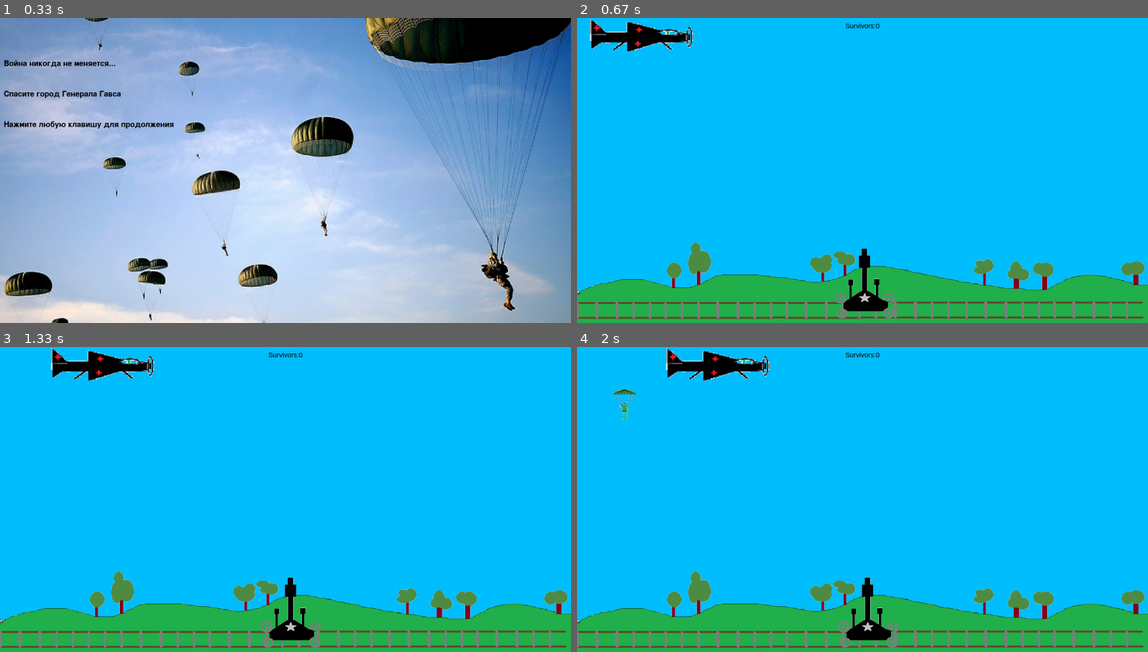
Above: before the commit, frames 1-4 (two rows, left to right).
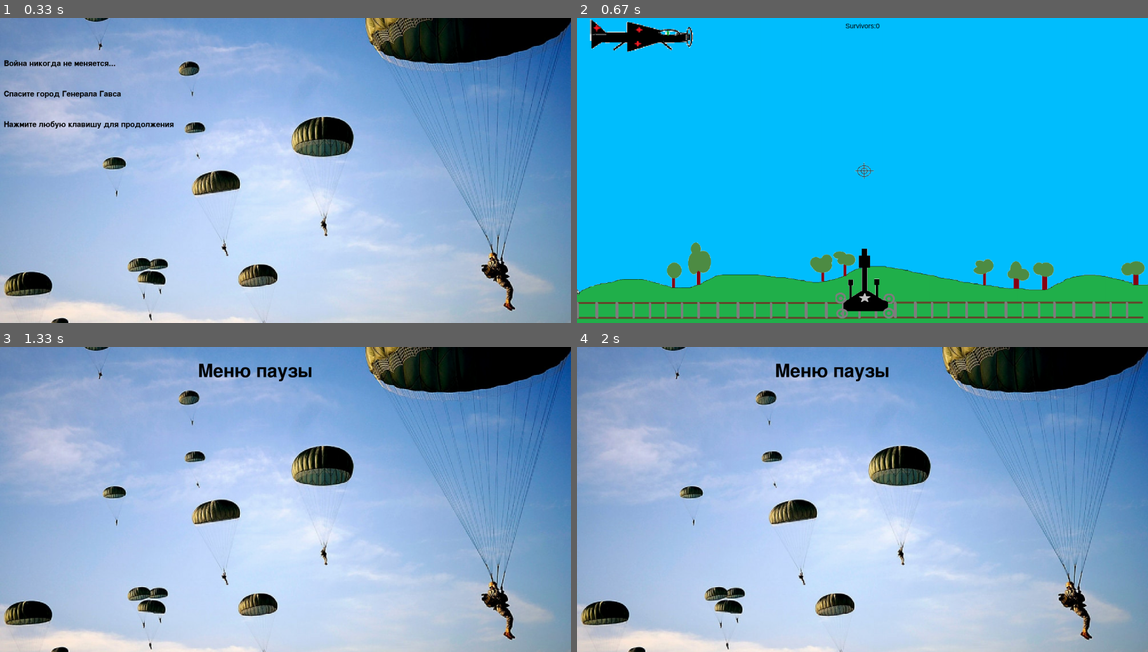
Above: after the commit, the same moments.

Repository: Mesh-DimASS/PygameProjectMMD
Game: pygame game, started from main.py
The game is run twice, just before and just after one commit, with the same random seed, the same clock (stepped at 60 frames per second) and the same inputs.
Inputs (mouse positions are in pixels of both pictures, inside the frame that each line leads up to):
- Up to frame 1 (0.33 s): no input
- Up to frame 2 (0.67 s): click (862, 170) at 0.38 s
- Up to frame 3 (1.33 s): hold Esc 0.67-1.13 s; move the mouse to (285, 517) at 0.7 s
- Up to frame 4 (2 s): no input

Frame 1 is identical in both runs. In frame 2, less than 0.1% of the frame differs, in the area x 48-52%, y 47-53%; in frame 3, 100%, in the area x 0-100%, y 0-100%; in frame 4, 100%.

Commit message:
fix gun and cursor

Diff:
--- a/main.py
+++ b/main.py
@@ -2,6 +2,7 @@
 import os
 import sys
 import random
+from os import path
 
 spawn_flag = False
 pygame.init()
@@ -104,9 +105,47 @@
             self.kill()
 
 
+class Cursor(pygame.sprite.Sprite):
+    image = load_image("aim.png", -1)
+
+    def __init__(self):
+        super().__init__(mouse_sprite)
+        self.image = Cursor.image
+        self.rect = self.image.get_rect()
+        pygame.mouse.set_visible(False)
+
+    def update(self):
+        self.rect.center = (pygame.mouse.get_pos()[0] + 5, pygame.mouse.get_pos()[1])
+
+
 def terminate():
     pygame.quit()
     sys.exit()
+
+
+def pause_screen():
+    with open(os.path.join('data', 'pause_text'), encoding="UTF-8") as a:
+        pause_text = list(map(str.strip, a.readlines()))
+        fon = pygame.transform.scale(load_image('fon.jpg'), size)
+        screen.blit(fon, (0, 0))
+        font = pygame.font.Font(None, 70)
+        text_coord = 30
+        for line in pause_text:
+            string_rendered = font.render(line, 1, pygame.Color('black'))
+            pause_rect = string_rendered.get_rect()
+            text_coord += 10
+            pause_rect.top = text_coord
+            pause_rect.x = 520
+            text_coord += pause_rect.height + 50
+            screen.blit(string_rendered, pause_rect)
+
+        while True:
+            for event in pygame.event.get():
+                if event.type == pygame.QUIT:
+                    terminate()
+                    return
+                pygame.display.flip()
+                clock.tick(fps)
 
 
 def start_screen():
@@ -126,17 +165,26 @@
         text_coord += intro_rect.height + 50
         screen.blit(string_rendered, intro_rect)
 
+    snd_dir = path.join(path.dirname(__file__), 'snd')
+    pygame.mixer.music.load(path.join(snd_dir, 'start_music.ogg'))
+    pygame.mixer.music.set_volume(0.4)
+    pygame.mixer.music.play(loops=-1)
     while True:
         for event in pygame.event.get():
             if event.type == pygame.QUIT:
                 terminate()
             elif event.type == pygame.KEYDOWN or \
                     event.type == pygame.MOUSEBUTTONDOWN:
+                pygame.mixer.music.stop()
+                pygame.mixer.music.load(path.join(snd_dir, 'rock2.mp3'))
+                pygame.mixer.music.set_volume(0.4)
+                pygame.mixer.music.play(loops=-1)
                 return
         pygame.display.flip()
         clock.tick(fps)
 
 
+mouse_sprite = pygame.sprite.Group()
 all_sprites = pygame.sprite.Group()
 mountain = Mountain()
 running = True
@@ -145,13 +193,19 @@
 start_screen()
 Airplane()
 Gun()
+Cursor()
 while running:
     for event in pygame.event.get():
         if event.type == pygame.QUIT:
             running = False
+        if event.type == pygame.KEYDOWN and event.key == pygame.K_ESCAPE:
+            pygame.mixer.music.stop()
+            pause_screen()
     clock.tick(fps)
     screen.fill((0, 191, 255))
     mountain.done_par()
     all_sprites.draw(screen)
     all_sprites.update()
+    mouse_sprite.draw(screen)
+    mouse_sprite.update()
     pygame.display.flip()
